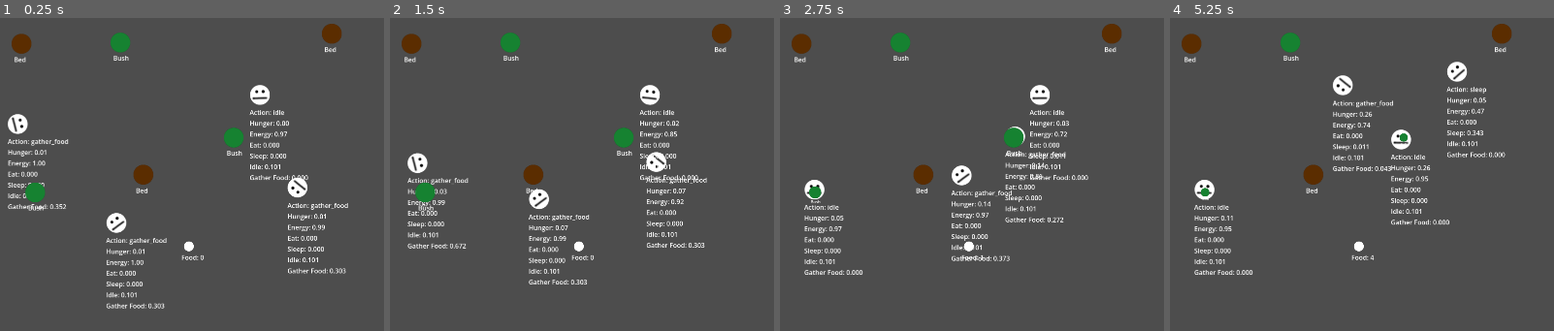
Above: before the commit, frames 1-4 (left to right).
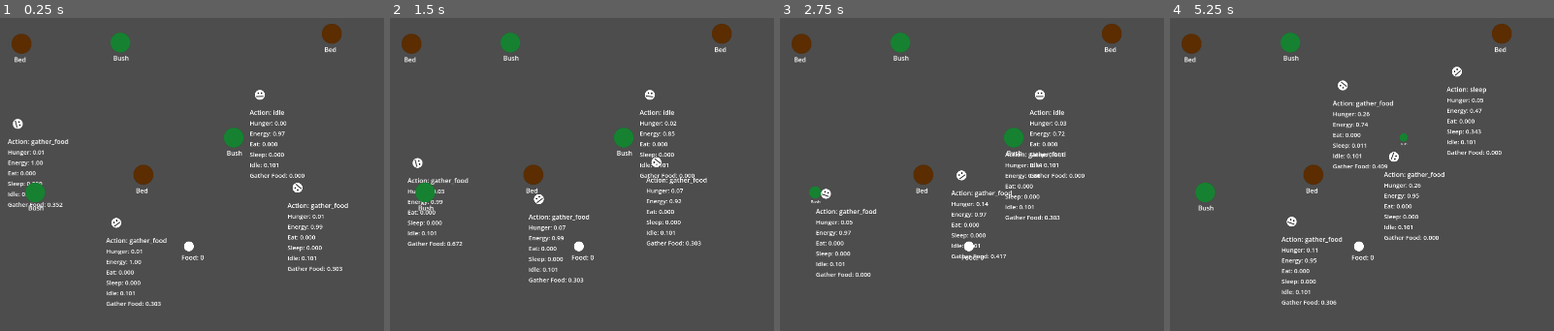
Above: after the commit, the same moments.

Repository: JKPearce/Little-Idiots-Simulator
Game: Godot game, scene res://main.tscn
The game is run twice, just before and just after one commit, with the same random seed, the same clock (stepped at 60 frames per second) and the same inputs.
Inputs:
- Up to frame 1 (0.25 s): no input
- Up to frame 2 (1.5 s): no input
- Up to frame 3 (2.75 s): no input
- Up to frame 4 (5.25 s): no input

The runs differ from the first frame. In frame 1, 3.7% of the frame differs, in the area x 2-91%, y 21-93%; in frame 2, 3.7%; in frame 3, 4.0%; in frame 4, 5.1%, in the area x 6-88%, y 13-92%.

Commit message:
Added hauling style behaviour, gather food from bush, hold it, walk to storage, store it

Diff:
--- a/entity/ai/state_machine/states/do_action.gd
+++ b/entity/ai/state_machine/states/do_action.gd
@@ -19,26 +19,42 @@
 		entity.finish_action()
 		return
 
-
 	move_to(entity.target.global_position)
-
 
 
 func move_to(target_position: Vector2) -> void:
 	var to := target_position - entity.global_position
 	var distance := to.length()
+	var arrive_distance := entity.target.interaction_distance if entity.target else 8.0
 
-	# arrived
-	if distance <= 8.0:
+	if distance <= arrive_distance:
 		entity.velocity = Vector2.ZERO
-		entity.target.interact(entity)
-		entity.finish_action()
+		_on_arrived()
 		return
 
-
-	# move
 	var direction := to.normalized()
-
 	entity.entity_sprite.rotation = direction.angle()
 	entity.velocity = direction * entity.speed
 	entity.move_and_slide()
+
+
+func _on_arrived() -> void:
+	match entity.current_action:
+		"gather_food":
+			_handle_gather_food_step()
+
+		_:
+			entity.target.interact(entity)
+			entity.finish_action()
+
+
+func _handle_gather_food_step() -> void:
+	if entity.action_step == 0:
+		entity.source_target.interact(entity)
+		entity.target = entity.destination_target
+		entity.action_step = 1
+		return
+
+	if entity.action_step == 1:
+		entity.destination_target.interact(entity)
+		entity.finish_action()
--- a/entity/debug_overlay.tscn
+++ b/entity/debug/debug_overlay.tscn
@@ -1,6 +1,7 @@
 [gd_scene format=3 uid="uid://b8wvlh4std50g"]
 
-[ext_resource type="Script" uid="uid://dr3ccssf73co6" path="res://entity/debug_overlay.gd" id="1_sno31"]
+[ext_resource type="Script" uid="uid://dr3ccssf73co6" path="res://entity/debug/debug_overlay.gd" id="1_sno31"]
+[ext_resource type="Theme" uid="uid://svijebqjeqfs" path="res://entity/debug/debug_text_theme.tres" id="2_e0ir4"]
 
 [node name="DebugOverlay" type="Control" unique_id=552176177]
 layout_mode = 3
@@ -26,7 +27,9 @@
 layout_mode = 2
 size_flags_horizontal = 3
 size_flags_vertical = 3
+theme = ExtResource("2_e0ir4")
 
 [node name="ActionScoreContainer" type="VBoxContainer" parent="VBoxContainer" unique_id=1048303659]
 unique_name_in_owner = true
 layout_mode = 2
+theme = ExtResource("2_e0ir4")
--- /dev/null
+++ b/entity/debug/debug_text_theme.tres
@@ -0,0 +1,4 @@
+[gd_resource type="Theme" format=3 uid="uid://svijebqjeqfs"]
+
+[resource]
+default_font_size = 15
--- a/entity/entity.gd
+++ b/entity/entity.gd
@@ -25,12 +25,28 @@
 var current_action = null
 var is_busy:= false
 var target: Interactable = null
+var source_target: Interactable = null
+var destination_target: Interactable = null
+
+var held_item: String = ""
+var held_amount := 0
+
+var action_step := 0
+
+
+func is_holding_item() -> bool:
+	return held_item != "" and held_amount > 0
+
+
+func clear_held_item() -> void:
+	held_item = ""
+	held_amount = 0
 
 
 func _ready() -> void:
 	brain.top_action_changed.connect(_on_top_action_changed)
 
-
+#make it work, make it ugly - this functions mantra lol
 func _on_top_action_changed(action_id: String) -> void:
 	if is_busy:
 		return
@@ -46,7 +62,7 @@
 			perform_action()
 
 		"sleep":
-			target = WorldState.get_closest_available_target("energy", global_position, self)
+			target = WorldState.get_closest_available_target("energy_source", global_position, self)
 			if target == null:
 				current_action = "idle"
 				perform_action()
@@ -56,12 +72,18 @@
 			perform_action()
 
 		"gather_food":
-			target = WorldState.get_closest_available_target("hunger", global_position, self)
-			if target == null:
+			source_target = WorldState.get_closest_available_target("food_source", global_position, self)
+			destination_target = WorldState.get_closest_available_target("storage", global_position, self)
+
+			if source_target == null or destination_target == null:
 				current_action = "idle"
 				perform_action()
 				return
-			target.reserve(self)
+
+			source_target.reserve(self)
+
+			target = source_target
+			action_step = 0
 			current_action = action_id
 			perform_action()
 
@@ -106,7 +128,17 @@
 func finish_action() -> void:
 	if target:
 		target.release(self)
-		target = null
+
+	if source_target:
+		source_target.release(self)
+
+	if destination_target:
+		destination_target.release(self)
+
+	target = null
+	source_target = null
+	destination_target = null
+	action_step = 0
 
 	current_action = "idle"
 	is_busy = false
--- a/entity/entity.tscn
+++ b/entity/entity.tscn
@@ -4,7 +4,7 @@
 [ext_resource type="Script" uid="uid://cnw0oah71tctk" path="res://entity/entity.gd" id="1_uqc13"]
 [ext_resource type="Script" uid="uid://b5iyb2jppyvhq" path="res://entity/ai/state_machine/state_machine.gd" id="3_glcaf"]
 [ext_resource type="Script" uid="uid://chk346kquk7hb" path="res://entity/ai/state_machine/states/idle.gd" id="4_jspmv"]
-[ext_resource type="PackedScene" uid="uid://b8wvlh4std50g" path="res://entity/debug_overlay.tscn" id="5_jspmv"]
+[ext_resource type="PackedScene" uid="uid://b8wvlh4std50g" path="res://entity/debug/debug_overlay.tscn" id="5_jspmv"]
 [ext_resource type="Script" uid="uid://cu6j7ckdfdcqi" path="res://entity/ai/state_machine/states/do_action.gd" id="5_s1kue"]
 [ext_resource type="Script" uid="uid://yjfvpd1y8evc" path="res://entity/ai/utility/utility_ai_brain.gd" id="7_ec552"]
 [ext_resource type="Script" uid="uid://dqvjl2k1slnfu" path="res://entity/ai/utility/utility_ai_action.gd" id="8_whxwk"]
@@ -18,7 +18,7 @@
 [ext_resource type="Script" uid="uid://oiksqf1xsn5q" path="res://entity/ai/utility/considerations/storage_shortage_consideration.gd" id="15_k6a8k"]
 
 [sub_resource type="CircleShape2D" id="CircleShape2D_uqc13"]
-radius = 24.0
+custom_solver_bias = 0.255
 
 [sub_resource type="Curve" id="Curve_pkawc"]
 _data = [Vector2(0.0046729, 0), 0.0, 0.0, 0, 0, Vector2(0.34579438, 0), 0.0, 0.0, 0, 0, Vector2(0.65420556, 1), 0.0, 0.0, 0, 0, Vector2(1, 1), 0.0, 0.0, 0, 0]
@@ -49,6 +49,7 @@
 
 [node name="EntitySprite" type="Sprite2D" parent="." unique_id=1125844034]
 unique_name_in_owner = true
+scale = Vector2(0.5, 0.5)
 texture = ExtResource("1_6e8rh")
 
 [node name="CollisionShape2D" type="CollisionShape2D" parent="." unique_id=952982934]
@@ -115,13 +116,13 @@
 
 [node name="DistanceConsideration" type="Node" parent="UtilityAiBrain/sleep/Aggregation" unique_id=187680760 node_paths=PackedStringArray("entity")]
 script = ExtResource("11_f6k7f")
-target_group = "energy"
+target_group = "energy_source"
 entity = NodePath("../../../..")
 curve = SubResource("Curve_f6k7f")
 
 [node name="AvailabilityConsideration" type="Node" parent="UtilityAiBrain/sleep/Aggregation" unique_id=757720551 node_paths=PackedStringArray("entity")]
 script = ExtResource("12_psl4n")
-target_group = "energy"
+target_group = "energy_source"
 entity = NodePath("../../../..")
 curve = SubResource("Curve_qs5px")
 
@@ -148,12 +149,12 @@
 
 [node name="DistanceConsideration" type="Node" parent="UtilityAiBrain/gather_food/Aggregation" unique_id=983239606 node_paths=PackedStringArray("entity")]
 script = ExtResource("11_f6k7f")
-target_group = "hunger"
+target_group = "food_source"
 entity = NodePath("../../../..")
 curve = SubResource("Curve_f6k7f")
 
 [node name="AvailabilityConsideration" type="Node" parent="UtilityAiBrain/gather_food/Aggregation" unique_id=1212233959 node_paths=PackedStringArray("entity")]
 script = ExtResource("12_psl4n")
-target_group = "hunger"
+target_group = "food_source"
 entity = NodePath("../../../..")
 curve = SubResource("Curve_qs5px")
--- a/main.tscn
+++ b/main.tscn
@@ -27,22 +27,22 @@
 [node name="World" type="Node2D" parent="." unique_id=1484823229]
 unique_name_in_owner = true
 
-[node name="Bed" parent="World" unique_id=1288856914 instance=ExtResource("2_h2yge")]
+[node name="Bed" parent="World" unique_id=1288856914 groups=["energy_source"] instance=ExtResource("2_h2yge")]
 position = Vector2(1002, 89)
 
-[node name="Bed2" parent="World" unique_id=532419798 instance=ExtResource("2_h2yge")]
+[node name="Bed2" parent="World" unique_id=532419798 groups=["energy_source"] instance=ExtResource("2_h2yge")]
 position = Vector2(535, 439)
 
-[node name="Bed3" parent="World" unique_id=325263823 instance=ExtResource("2_h2yge")]
+[node name="Bed3" parent="World" unique_id=325263823 groups=["energy_source"] instance=ExtResource("2_h2yge")]
 position = Vector2(233, 114)
 
-[node name="Bush" parent="World" unique_id=891918958 instance=ExtResource("3_1bvp3")]
+[node name="Bush" parent="World" unique_id=891918958 groups=["food_source"] instance=ExtResource("3_1bvp3")]
 position = Vector2(478, 111)
 
-[node name="Bush2" parent="World" unique_id=1268340270 instance=ExtResource("3_1bvp3")]
+[node name="Bush2" parent="World" unique_id=1268340270 groups=["food_source"] instance=ExtResource("3_1bvp3")]
 position = Vector2(759, 347)
 
-[node name="Bush3" parent="World" unique_id=60905528 instance=ExtResource("3_1bvp3")]
+[node name="Bush3" parent="World" unique_id=60905528 groups=["food_source"] instance=ExtResource("3_1bvp3")]
 position = Vector2(267, 483)
 
 [node name="Storage" parent="." unique_id=1852298509 instance=ExtResource("4_1bvp3")]
--- a/project.godot
+++ b/project.godot
@@ -25,8 +25,8 @@
 
 [global_group]
 
-food="food sources"
-energy="energy sources"
+food_source="food sources"
+energy_source="energy sources"
 
 [physics]
 
--- a/world/WorldState.gd
+++ b/world/WorldState.gd
@@ -1,8 +1,8 @@
 extends Node
 
 var interactable_target_nodes := {
-	"hunger": [],
-	"energy": [],
+	"food_source": [],
+	"energy_source": [],
 	"storage" : [],
 }
 
--- a/world/interactables/Interactable.gd
+++ b/world/interactables/Interactable.gd
@@ -6,6 +6,8 @@
 @export var useable:= true
 
 var reserved_by: Entity = null
+@export var requires_reservation := true
+@export var interaction_distance := 24.0
 
 func _ready() -> void:
 	if target_group == "":
@@ -30,7 +32,7 @@
 	if not useable:
 		return false
 
-	if reserved_by != null and reserved_by != entity:
+	if requires_reservation and reserved_by != null and reserved_by != entity:
 		return false
 
 	return true
--- a/world/interactables/energy/bed.tscn
+++ b/world/interactables/energy/bed.tscn
@@ -3,10 +3,11 @@
 [ext_resource type="Script" uid="uid://b645iqa86lhdi" path="res://world/interactables/energy/bed.gd" id="1_c32mu"]
 [ext_resource type="Texture2D" uid="uid://b88m1dlti8ktj" path="res://circle.png" id="2_2rykw"]
 
-[node name="Bed" type="Node2D" unique_id=1288856914 groups=["energy"]]
+[node name="Bed" type="Node2D" unique_id=1288856914 groups=["energy_source"]]
 script = ExtResource("1_c32mu")
-target_group = "energy"
+target_group = "energy_source"
 quality = 0.8
+interaction_distance = 8.0
 
 [node name="Circle" type="Sprite2D" parent="." unique_id=202492710]
 modulate = Color(0.35623822, 0.17648593, 0, 1)
--- a/world/interactables/hunger/bush.gd
+++ b/world/interactables/hunger/bush.gd
@@ -9,7 +9,8 @@
 
 	print(entity, " is gathering food from Bush")
 
-	WorldState.storage["food"] += 1
+	entity.held_item = "food"
+	entity.held_amount = 1
 
 	useable = false
 	start_respawn()
--- a/world/interactables/hunger/bush.tscn
+++ b/world/interactables/hunger/bush.tscn
@@ -79,9 +79,10 @@
 &"grow": SubResource("Animation_xw17e")
 }
 
-[node name="Bush" type="Node2D" unique_id=891918958 groups=["food"]]
+[node name="Bush" type="Node2D" unique_id=891918958 groups=["food_source"]]
 script = ExtResource("1_28u5p")
-target_group = "hunger"
+target_group = "food_source"
+interaction_distance = 8.0
 
 [node name="Circle" type="Sprite2D" parent="." unique_id=10166365]
 modulate = Color(0.08529731, 0.5098177, 0.19188786, 1)
--- a/world/interactables/storage/storage.gd
+++ b/world/interactables/storage/storage.gd
@@ -2,6 +2,13 @@
 class_name Storage
 
 func interact(entity: Entity) -> void:
+	#entity is depositing food
+	if entity.is_holding_item():
+		WorldState.storage[entity.held_item] += entity.held_amount
+		entity.clear_held_item()
+		return
+
+	#entity is eating food
 	if WorldState.storage.get("food", 0) <= 0:
 		return
 
--- a/world/interactables/storage/storage.tscn
+++ b/world/interactables/storage/storage.tscn
@@ -6,6 +6,8 @@
 [node name="Storage" type="Node2D" unique_id=1852298509]
 script = ExtResource("1_5i5pv")
 target_group = "storage"
+requires_reservation = false
+interaction_distance = 34.0
 
 [node name="Circle" type="Sprite2D" parent="." unique_id=1569779951]
 scale = Vector2(0.5, 0.5)
Renamed: entity/debug_overlay.gd -> entity/debug/debug_overlay.gd
Renamed: entity/debug_overlay.gd.uid -> entity/debug/debug_overlay.gd.uid
